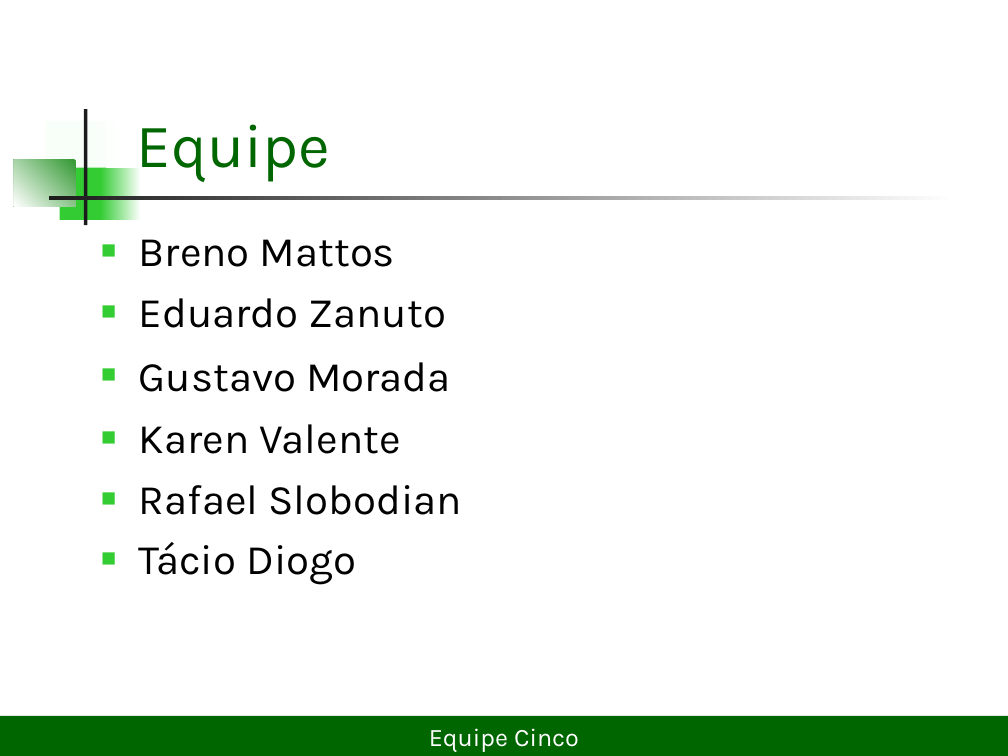
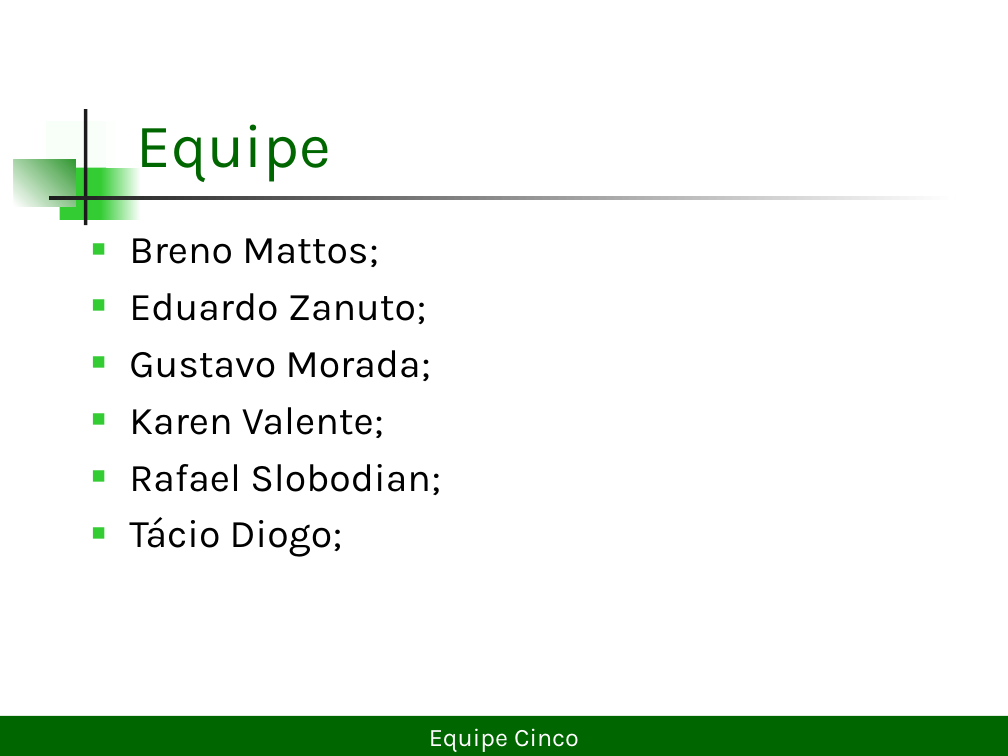
Before and after one commit to lDarthKill/xadrez-es2-compuff, a slide deck: slide 3 of Documentos/Projeto Xadrez.ppt (slide 5 before the commit). Drawn at 1008x756 pixels with LibreOffice and Linux fonts; fonts in the diff are those of the drawing. Boxes give left, top, right and bottom in pixels: in the first picture for what was removed or moved away, otherwise in the second. Text is boxed around its words. In the diff, an @@ line names an element or a change of style, - is before the commit and + after.

```diff
--- a/Documentos/Projeto Xadrez.ppt
+++ b/Documentos/Projeto Xadrez.ppt
@@ text at <box>129,238,441,557</box>: text changed; size 30 to 28 pt @@
-■ Breno Mattos
-■ Eduardo Zanuto
-■ Gustavo Morada
-■ Karen Valente
-■ Rafael Slobodian
-■ Tácio Diogo
+■ Breno Mattos;
+■ Eduardo Zanuto;
+■ Gustavo Morada;
+■ Karen Valente;
+■ Rafael Slobodian;
+■ Tácio Diogo;
```
Also in this commit, not shown: 5 other slides changed, 11 slides added, 1 slide removed, 6 other files.
